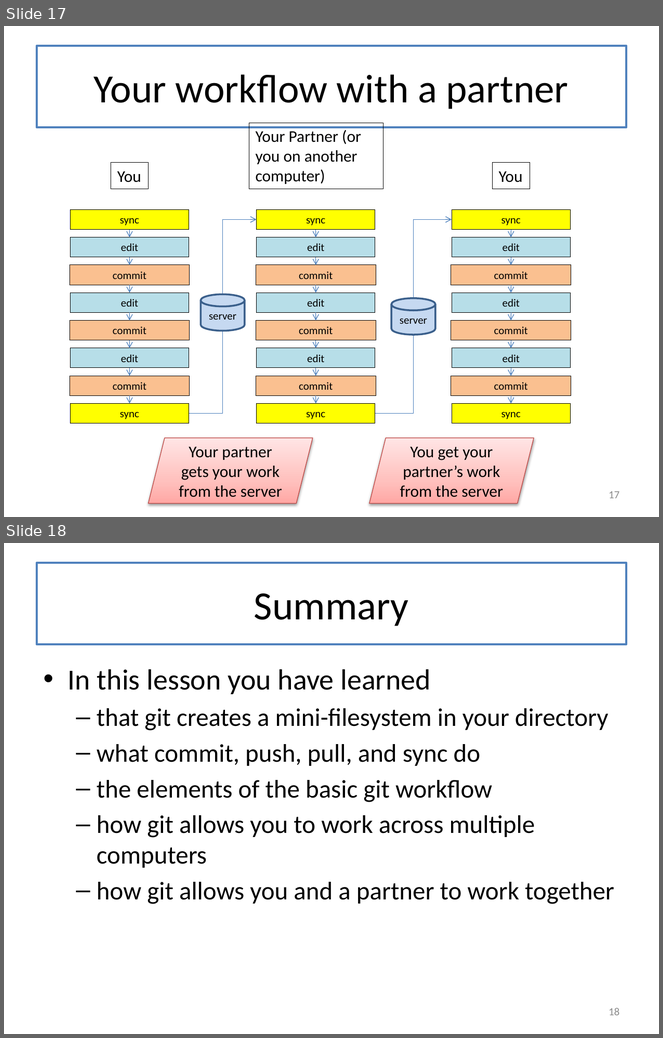
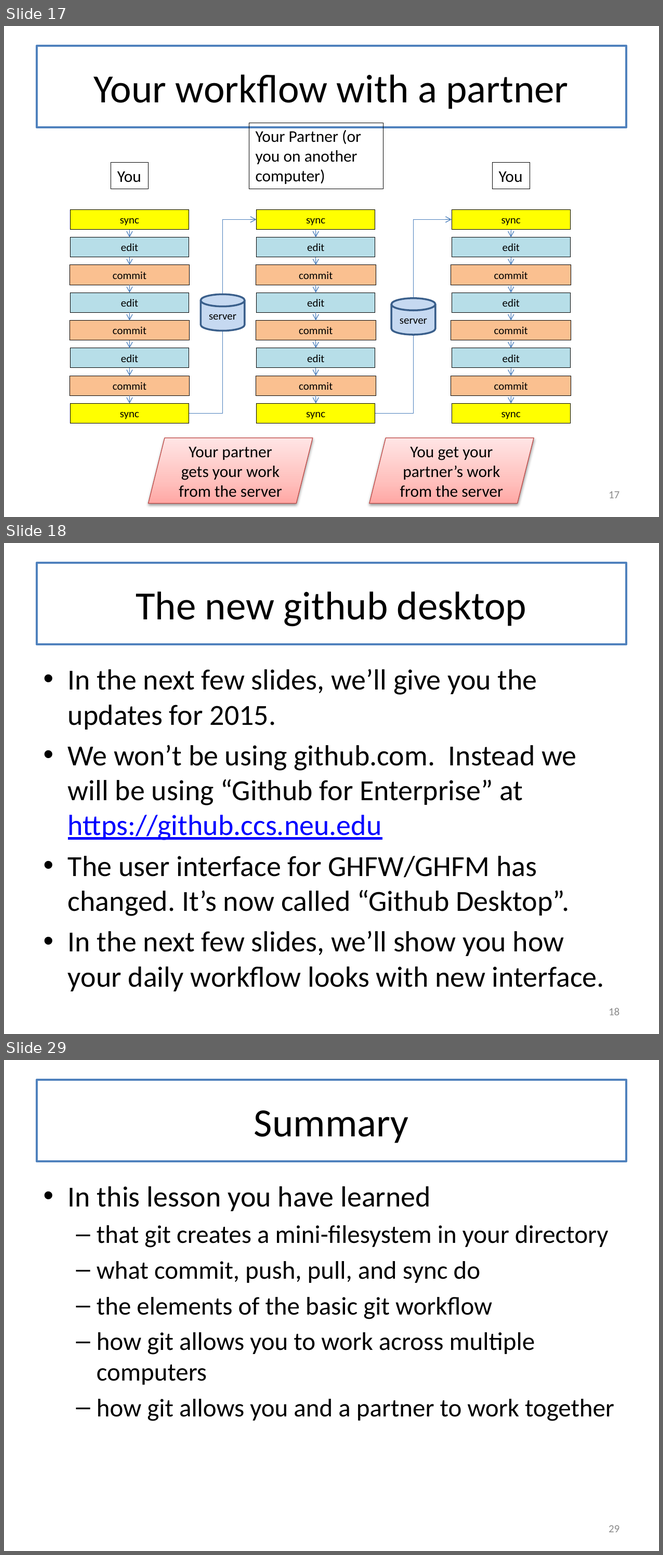
Before and after one commit to mwand/cs5010f16, a slide deck: Slides/Lesson 0.5 Introduction to Git.pptx. Shown one above the other, each under a label of ours: slides 17 and 18 before the commit, slides 17, 18 and 29 after it; the slides between them are not shown. The pictures are 663x1038 and 663x1555 pixels, drawn with LibreOffice and Linux fonts; fonts in the diff are those of the drawing. Boxes give left, top, right and bottom in pixels: in the first picture for what was removed or moved away, otherwise in the second. Text is boxed around its words. In the diff, an @@ line names an element or a change of style, - is before the commit and + after.

Commit message:
updated L0.5 with screenshots of new Github Desktop

```diff
--- a/Slides/Lesson 0.5 Introduction to Git.pptx
+++ b/Slides/Lesson 0.5 Introduction to Git.pptx
@@ slide 18 added at [4, 543, 659, 1034], background #FFFFFF @@
@@ title added at [37, 563, 626, 644], outline #4F81BD 2.25 pt, 44 pt, text #000000 @@
+The new github desktop
@@ text added at [68, 669, 605, 992], 32 pt, text #000000 @@
+• In the next few slides, we’ll give you the updates for 2015.
+• We won’t be using github.com. Instead we will be using “Github for Enterprise” at https://github.ccs.neu.edu
+• The user interface for GHFW/GHFM has changed. It’s now called “Github Desktop”.
+• In the next few slides, we’ll show you how your daily workflow looks with new interface.
@@ page number added at [609, 1008, 620, 1016], 12 pt, text #8C8C8C @@
+18
@@ what was slide 18 is now slide 29 @@
@@ page number at [609, 1525, 620, 1533]: text changed @@
-18
+29
```
Also in this commit, not shown: 10 other slides added, 14 other files.
